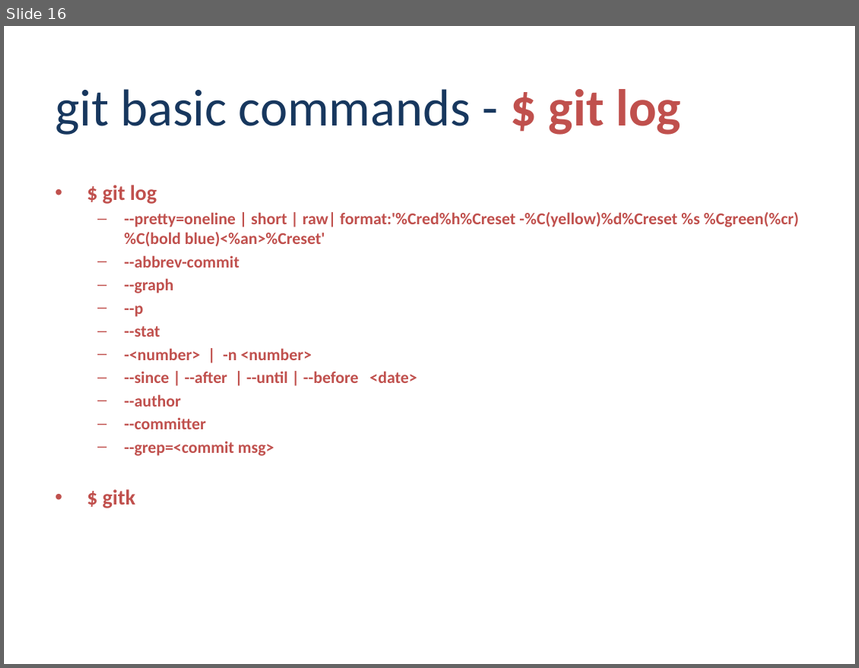
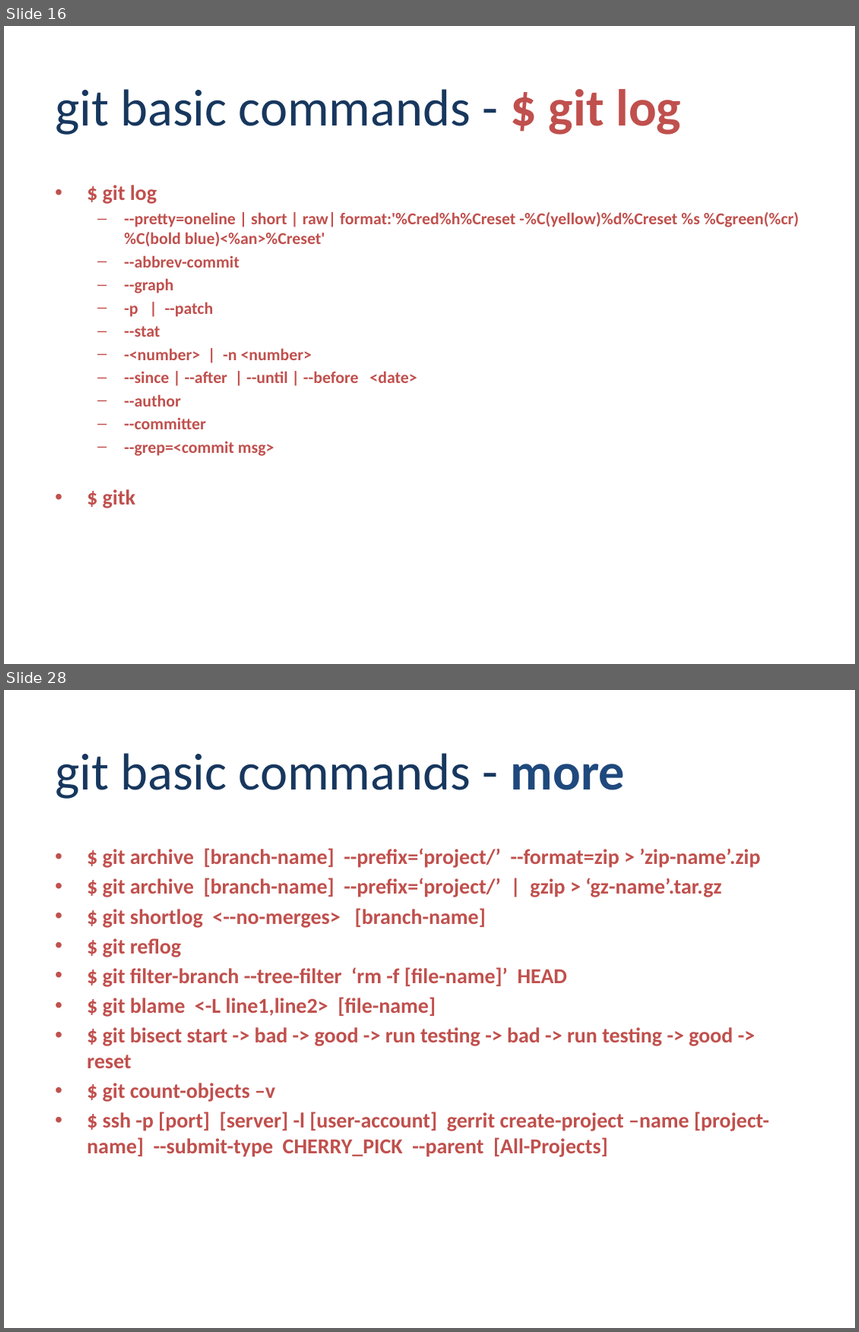
Before and after one commit to ayi0z/PGRN, a slide deck: ProGit.pptx. Shown one above the other, each under a label of ours: slide 16 before the commit, slides 16 and 28 after it; the slides between them are not shown. The pictures are 859x668 and 859x1332 pixels, drawn with LibreOffice and Linux fonts; fonts in the diff are those of the drawing; background and template pictures are left out. Boxes give left, top, right and bottom in pixels: in the first picture for what was removed or moved away, otherwise in the second. Text is boxed around its words. In the diff, an @@ line names an element or a change of style, - is before the commit and + after.

```diff
--- a/ProGit.pptx
+++ b/ProGit.pptx
@@ slide 28 added at bbox=[4, 690, 855, 1328], background picture (left out) @@
@@ title added at bbox=[55, 753, 625, 799], 44 pt, text #17375E @@
+git basic commands - more
@@ text added at bbox=[87, 848, 769, 1157], 18 pt, text #C0504D, bold @@
+• $ git archive [branch-name] --prefix=‘project/’ --format=zip > ’zip-name’.zip
+• $ git archive [branch-name] --prefix=‘project/’ | gzip > ‘gz-name’.tar.gz
+• $ git shortlog <--no-merges> [branch-name]
+• $ git reflog
+• $ git filter-branch --tree-filter ‘rm -f [file-name]’ HEAD
+• $ git blame <-L line1,line2> [file-name]
+• $ git bisect start -> bad -> good -> run testing -> bad -> run testing -> good -> reset
+• $ git count-objects –v
+• $ ssh -p [port] [server] -l [user-account] gerrit create-project –name [project-name] --submit-type CHERRY_PICK --parent [All-Projects]
@@ slide 16 changed as well @@
@@ text at bbox=[124, 302, 214, 317]: text changed @@
-  – --p
+  – -p | --patch
```
Also in this commit, not shown: 6 other slides changed, 12 other slides added, 1 other file.
